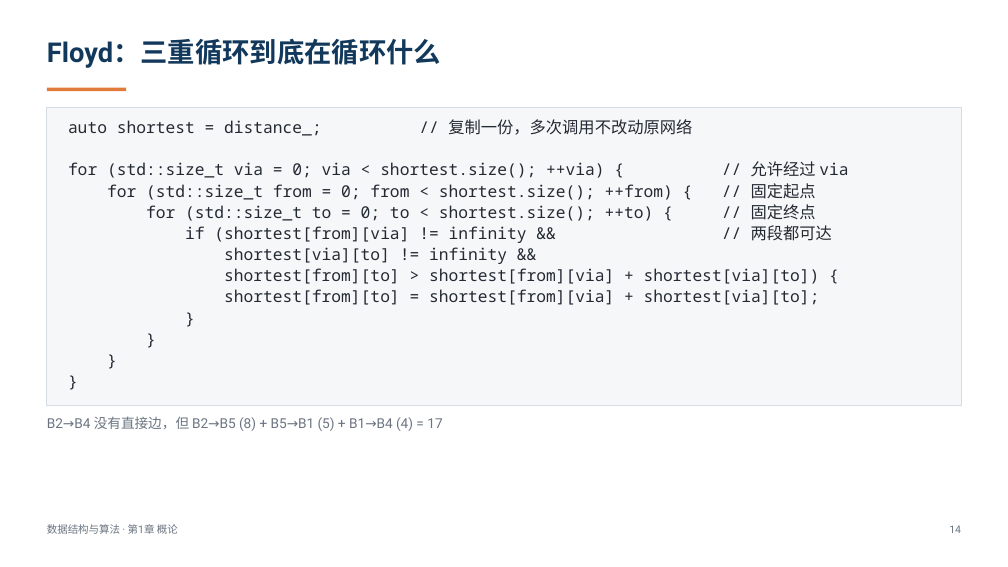
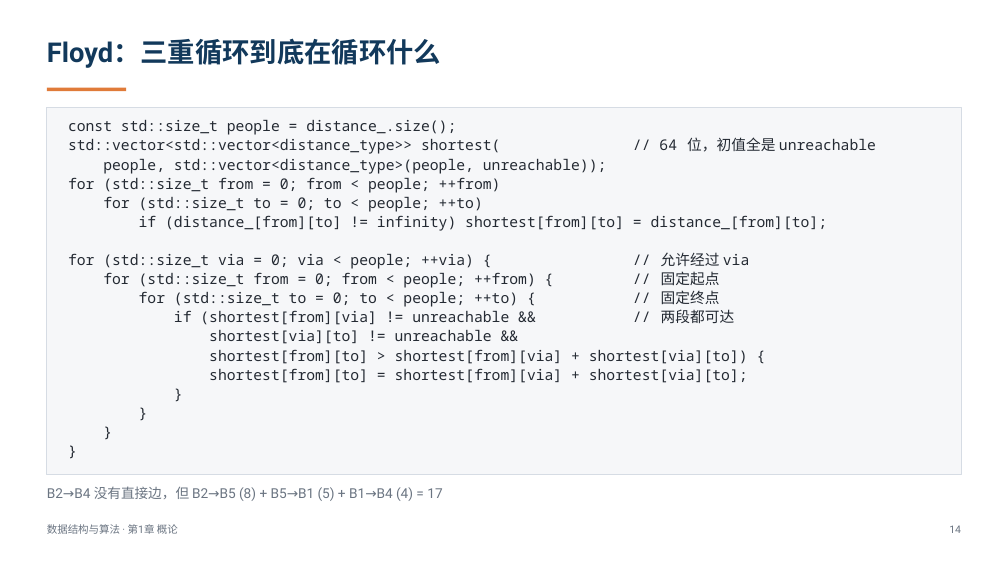
Before and after one commit to GMyhf/dsa-modernization, a slide deck: slide 14 of courseware/DSA_CH01_Overview_ADT_Complexity.pptx. Drawn at 1008x567 pixels with LibreOffice and Linux fonts; fonts in the diff are those of the drawing. Boxes give left, top, right and bottom in pixels: in the first picture for what was removed or moved away, otherwise in the second. Text is boxed around its words. In the diff, an @@ line names an element or a change of style, - is before the commit and + after.

```diff
--- a/courseware/DSA_CH01_Overview_ADT_Complexity.pptx
+++ b/courseware/DSA_CH01_Overview_ADT_Complexity.pptx
@@ rectangle resized from (x1=47, y1=107, x2=961, y2=405) to (x1=47, y1=107, x2=961, y2=475) @@
@@ text at (x1=68, y1=120, x2=876, y2=344): text changed; size 15.5 to 14 pt @@
-auto shortest = distance_; // 复制一份，多次调用不改动原网络
-for (std::size_t via = 0; via < shortest.size(); ++via) { // 允许经过 via
-for (std::size_t from = 0; from < shortest.size(); ++from) { // 固定起点
-for (std::size_t to = 0; to < shortest.size(); ++to) { // 固定终点
-if (shortest[from][via] != infinity && // 两段都可达
-shortest[via][to] != infinity &&
+const std::size_t people = distance_.size();
+std::vector<std::vector<distance_type>> shortest( // 64 位，初值全是 unreachable
+people, std::vector<distance_type>(people, unreachable));
+for (std::size_t from = 0; from < people; ++from)
+for (std::size_t to = 0; to < people; ++to)
+if (distance_[from][to] != infinity) shortest[from][to] = distance_[from][to];
+for (std::size_t via = 0; via < people; ++via) { // 允许经过 via
+for (std::size_t from = 0; from < people; ++from) { // 固定起点
+for (std::size_t to = 0; to < people; ++to) { // 固定终点
+if (shortest[from][via] != unreachable && // 两段都可达
+shortest[via][to] != unreachable &&
@@ text at (x1=209, y1=349, x2=748, y2=383): size 15.5 to 14 pt in "shortest[from][to] > shortest[from][via] + shortest[via][to] ...", "shortest[from][to] = shortest[from][via] + shortest[via][to] ...", "}", "}" and 2 more places; line spacing 20.1pt to 18.2pt @@
@@ text "B2→B4 没有直接边，但 B2→B5 (8) + ..." moved from (x1=47, y1=416, x2=442, y2=431) to (x1=47, y1=486, x2=442, y2=501) @@
```
Also in this commit, not shown: 2 other slides changed, 10 other files.
